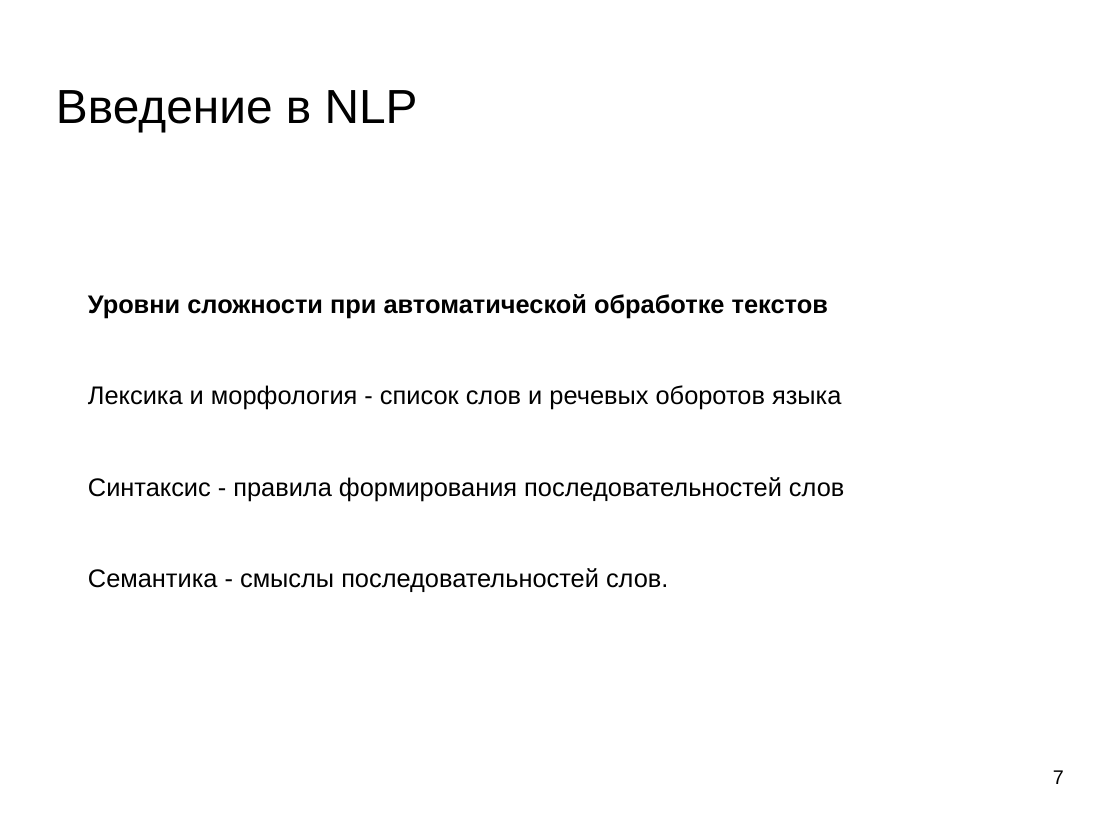
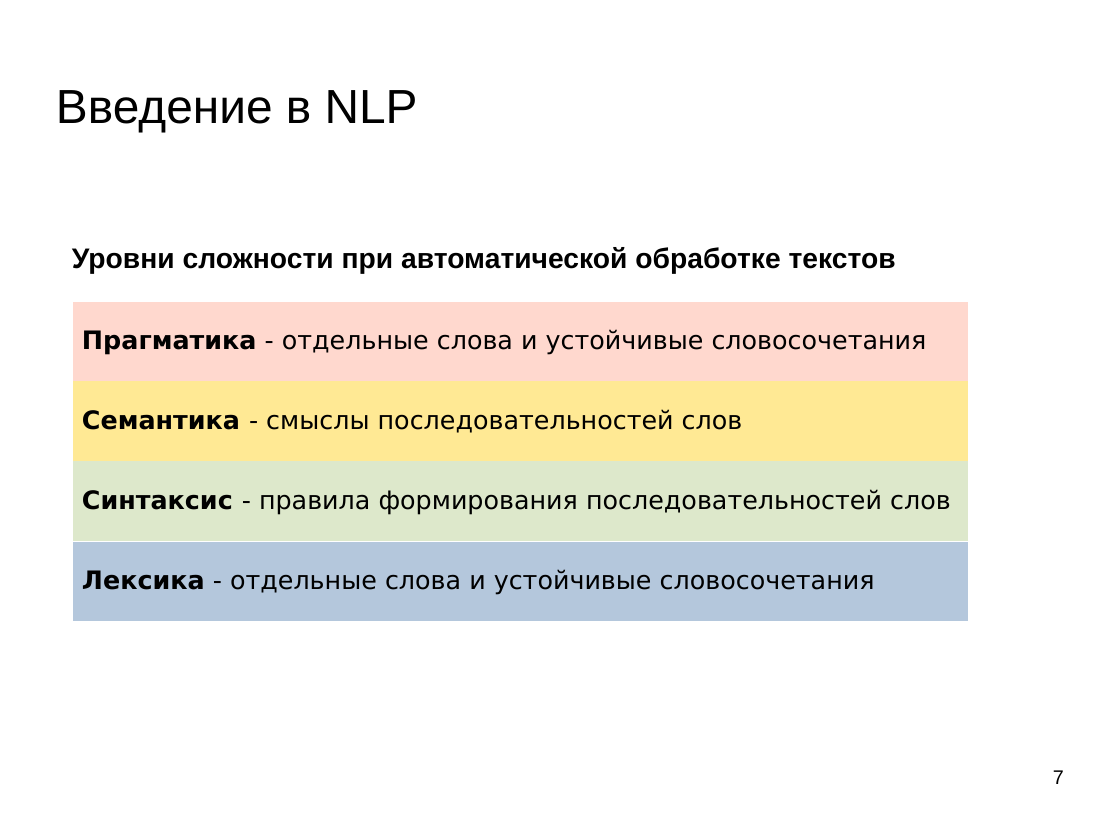
Before and after one commit to mechanoid5/ml_nlp_2022, a slide deck: slide 7 of 01-intro.odp. Drawn at 1120x840 pixels with LibreOffice and Linux fonts; fonts in the diff are those of the drawing; background and template pictures are left out. Boxes give left, top, right and bottom in pixels: in the first picture for what was removed or moved away, otherwise in the second. Text is boxed around its words. In the diff, an @@ line names an element or a change of style, - is before the commit and + after.

```diff
--- a/01-intro.odp
+++ b/01-intro.odp
@@ text "Уровни сложности при автоматической обработке ...": place and size @@
-text "Уровни сложности при автоматической обработке ..." at (88, 294, 844, 592)
+text "Уровни сложности при автоматической обработке ..." at (72, 247, 896, 274)
@@ text "Уровни сложности при автоматической обработке ..." at (72, 247, 896, 274): size 18 to 20 pt @@
@@ table added at (72, 301, 969, 621), 4 rows, 1 columns @@
+Прагматика - отдельные слова и устойчивые словосочетания
+Семантика - смыслы последовательностей слов
+Синтаксис - правила формирования последовательностей слов
+Лексика - отдельные слова и устойчивые словосочетания
@@ text at (88, 385, 844, 592): paragraphs removed @@
-Лексика и морфология - список слов и речевых оборотов языка
-Синтаксис - правила формирования последовательностей слов
-Семантика - смыслы последовательностей слов.
```
Also in this commit, not shown: 3 other slides changed, 6 other files.
